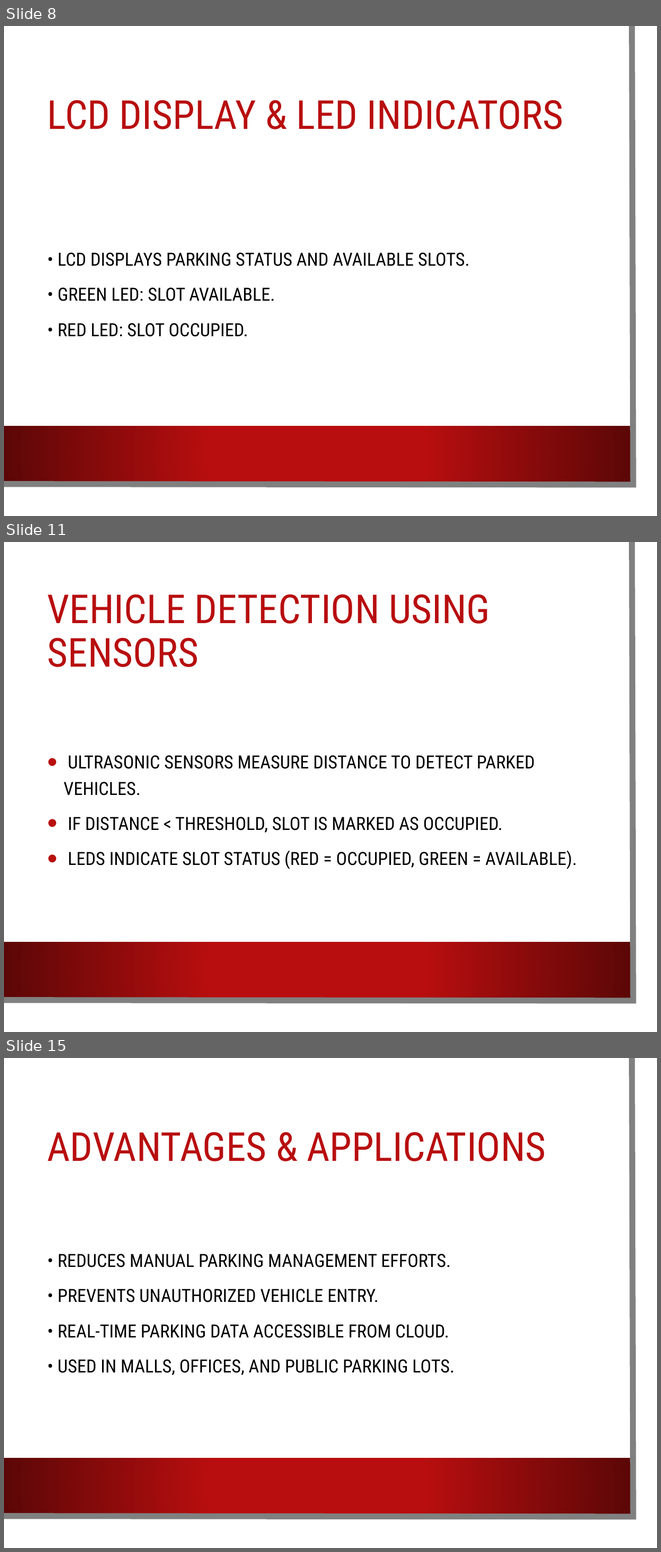
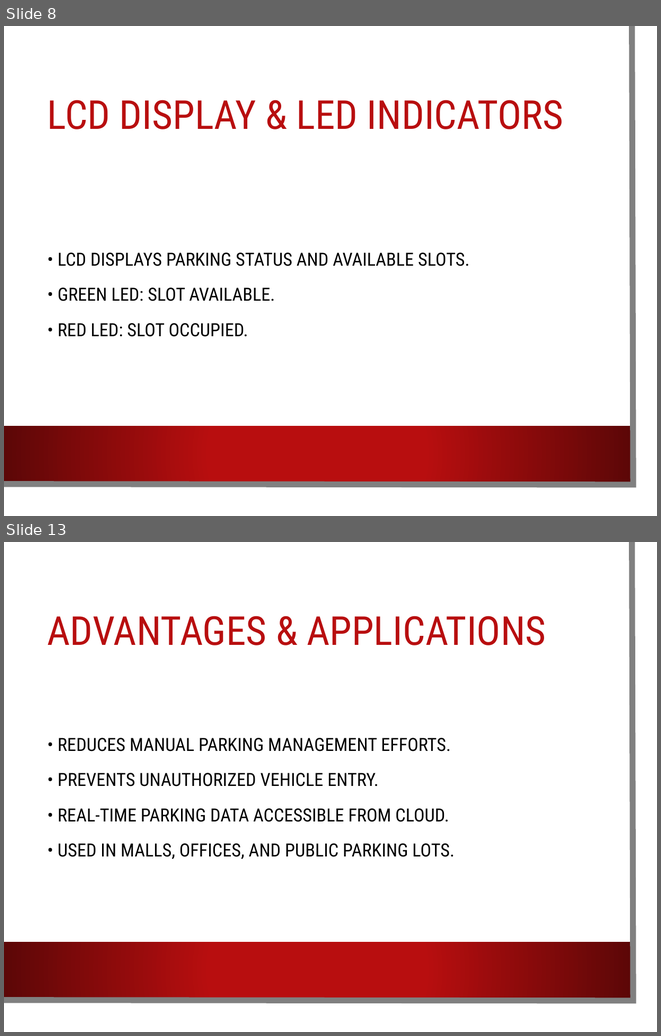
Before and after one commit to IndrayudhB/Smart-Parking-System-using-IoT-RFID, a slide deck: Smart_Parking_System_Presentation.pptx. Shown one above the other, each under a label of ours: slides 8, 11 and 15 before the commit, slides 8 and 13 after it; the slides between them are not shown. The pictures are 661x1552 and 661x1036 pixels, drawn with LibreOffice and Linux fonts; fonts in the diff are those of the drawing; background and template pictures are left out. Boxes give left, top, right and bottom in pixels: in the first picture for what was removed or moved away, otherwise in the second. Text is boxed around its words. In the diff, an @@ line names an element or a change of style, - is before the commit and + after.

```diff
--- a/Smart_Parking_System_Presentation.pptx
+++ b/Smart_Parking_System_Presentation.pptx
@@ slide 11 removed at [4,542,657,1032], background picture (left out); not listed: 3 template elements that a slide beside it also shows @@
@@ title removed at [47,594,490,667] @@
-VEHICLE DETECTION USING SENSORS
@@ text removed at [63,755,577,869] @@
-• ULTRASONIC SENSORS MEASURE DISTANCE TO DETECT PARKED VEHICLES.
-• IF DISTANCE < THRESHOLD, SLOT IS MARKED AS OCCUPIED.
-• LEDS INDICATE SLOT STATUS (RED = OCCUPIED, GREEN = AVAILABLE).
@@ what was slide 15 is now slide 13 @@
```
Also in this commit, not shown: 4 slides added, 5 other slides removed.
